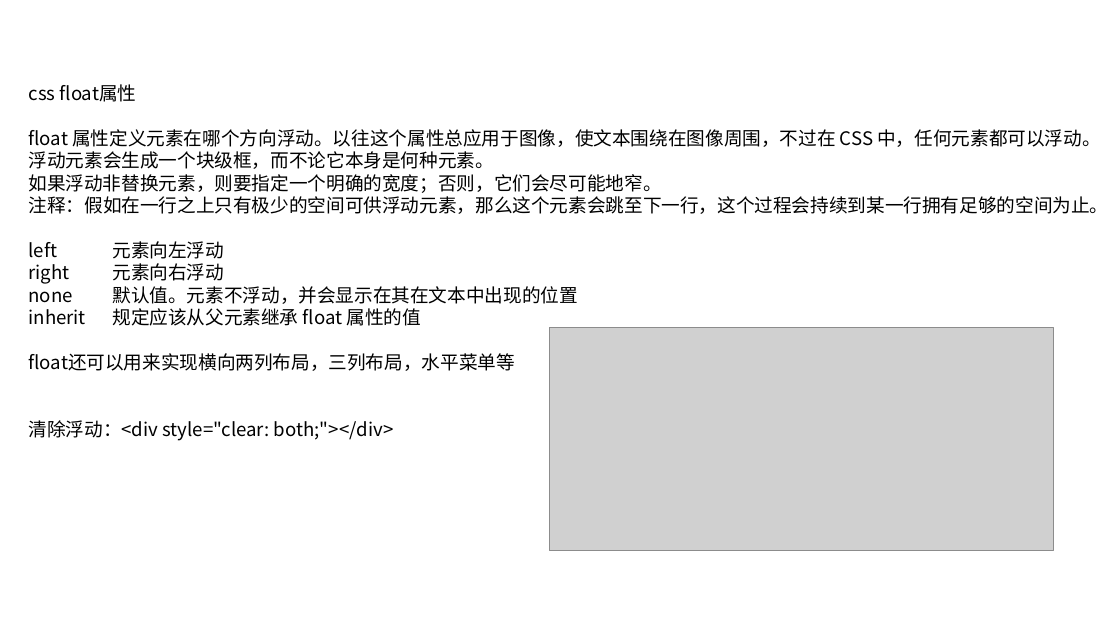
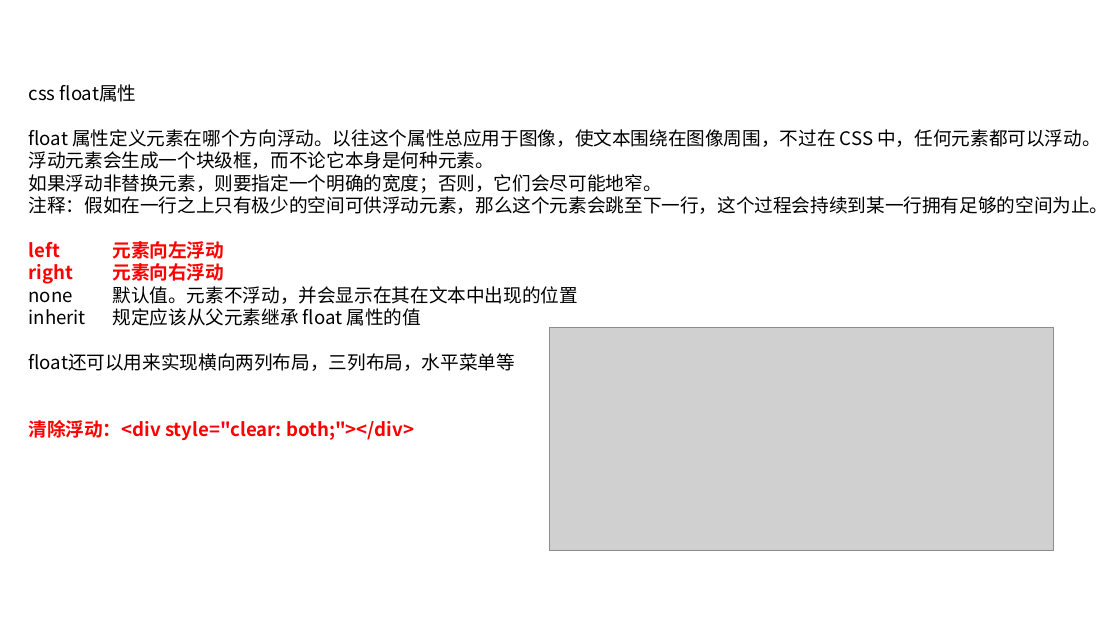
Before and after one commit to linkknown/PPT, a slide deck: slide 17 of 前端PPT/css 简介.pptx (slide 16 before the commit). Drawn at 1120x630 pixels with LibreOffice and Linux fonts; fonts in the diff are those of the drawing; grey boxes stand for pictures; background and template pictures are left out. Boxes give left, top, right and bottom in pixels: in the first picture for what was removed or moved away, otherwise in the second. Text is boxed around its words. In the diff, an @@ line names an element or a change of style, - is before the commit and + after.

```diff
--- a/前端PPT/css 简介.pptx
+++ b/前端PPT/css 简介.pptx
@@ text at (29,241,414,440): text colour #000000 to #FF0000, bold on in "left 元素向左浮动", "right 元素向右浮动", "清除浮动：<div style="clear: both;"></div>" @@
```
Also in this commit, not shown: 10 other slides changed, 1 slide added.
